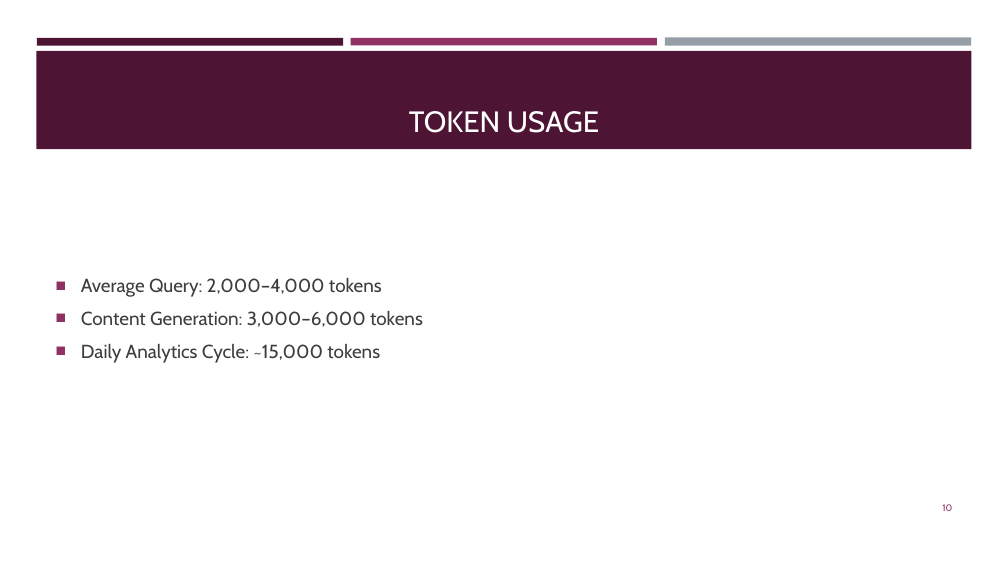
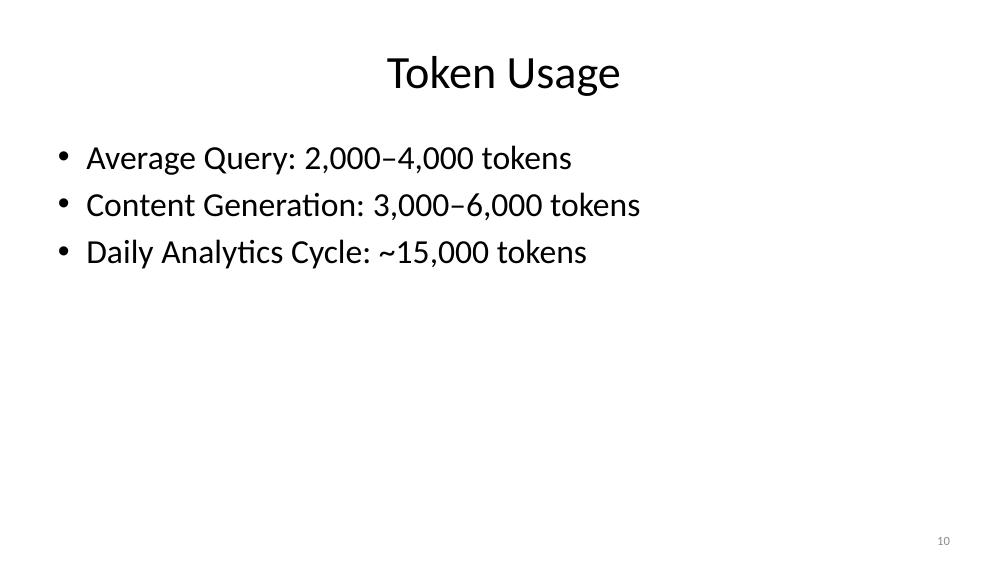
Before and after one commit to keyurbrahmbhatt-eng/social-media-agent-repo, a slide deck: slide 10 of KNB_Social_Media_Agent_Formatted_Presentation.pptx. Drawn at 1008x567 pixels with LibreOffice and Linux fonts; fonts in the diff are those of the drawing. Boxes give left, top, right and bottom in pixels: in the first picture for what was removed or moved away, otherwise in the second. Text is boxed around its words. In the diff, an @@ line names an element or a change of style, - is before the commit and + after.

```diff
--- a/KNB_Social_Media_Agent_Formatted_Presentation.pptx
+++ b/KNB_Social_Media_Agent_Formatted_Presentation.pptx
@@ title "Token Usage" at (387,56,621,96): vertical alignment bottom to middle @@
@@ rectangle removed at (36,51,972,149) @@
@@ rectangle removed at (37,38,343,45) @@
@@ rectangle removed at (351,38,657,45) @@
@@ title at (387,56,621,96): text changed; size 28 to 44 pt; font Cabin to Calibri; text colour #FFFFFF to #000000 @@
-TOKEN USAGE
+Token Usage
@@ rectangle removed at (665,38,971,46) @@
@@ text "Average Query: 2,000–4,000 tokens": place and size @@
-text "Average Query: 2,000–4,000 tokens" at (81,278,423,363)
+text "Average Query: 2,000–4,000 tokens" at (86,145,640,269)
@@ text "Average Query: 2,000–4,000 tokens" at (86,145,640,269): size 18 to 32 pt, font Cabin to Calibri, text colour #3D3D3D to #000000; bullet ■ to •; less space between paragraphs; vertical alignment middle to top @@
@@ page number: place and size @@
-page number at (942,504,952,511)
+page number at (937,537,950,545)
@@ page number at (937,537,950,545): size 9 to 12 pt, font Cabin to Calibri, text colour #903163 to #8C8C8C @@
```
Also in this commit, not shown: 13 other slides changed.
